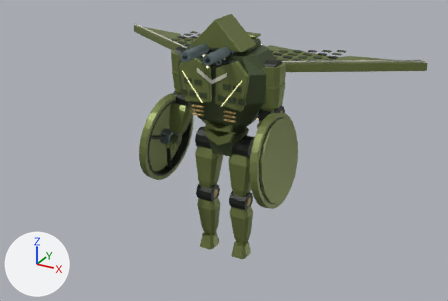
The glTF model public/assets/models/combat/t11.glb as it was, and as the next commit left it.
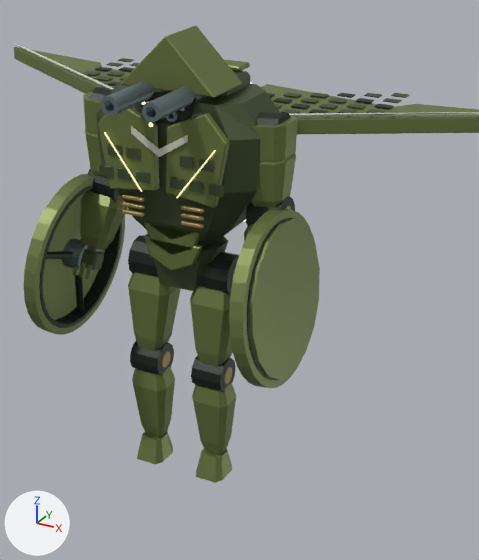
Old and new are each drawn whole from a 50 mm camera at (6.08, -11.17, 8.18) aimed at (0.77, -1.51, 3.35) and again close up on the part from 28% to 86% of the width and 0% to 100% of the height. Arrows for +X, +Y and +Z are at lower left; the lights stay in place. The first two pictures are the older version. Both versions are drawn at frame 3 of the action 'atk'; the numbers are the values there.

The first close-up shows 'Export_chest_armor', 'Export_chest_shade', 'Export_head_armor', 'Export_hip_l_armor', 'Export_hip_r_armor', 'Export_knee_l_armor', 'Export_knee_r_armor', 'Export_rotor_hinge_l_armor', 'Export_rotor_hinge_r_armor', 'Export_rotor_hinge_r_dark', 'Export_shoulder_l_armor', 'Export_wing_l_armor' and 76 more.
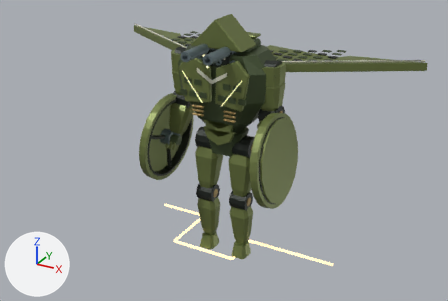
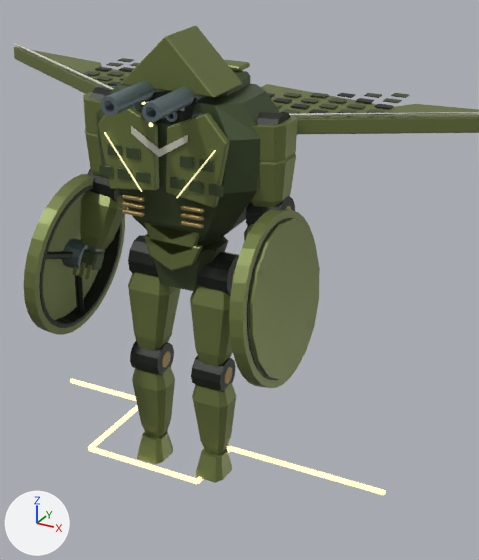
What differs and where, as boxes [x1, y1, x2, y2] in the close-ups (479 x 560 px):
'Export_fx_atk_field_tell_fx_accent', added
    after: [70, 379, 386, 495]

Edits to the bpy script that builds the scene:
```text
Add me_export_fx_atk_field_tell_fx_accent:
    me_export_fx_atk_field_tell_fx_accent.from_pydata(...)  # a box spanning x -0.744..-0.372, y 0.312..0.326, z 0.014..0.029; a box spanning x -0.38..-0.365, y -0.106..0.319, z 0.014..0.029; a box spanning x -0.372..0.106, y -0.114..-0.099, z 0.014..0.029; a box spanning x 0.099..0.114, y -0.106..0.159, z 0.014..0.029; a box spanning x 0.106..0.744, y 0.152..0.167, z 0.014..0.029
    me_export_fx_atk_field_tell_fx_accent.materials.append(mat_fx_accent)  # beige #b7a27a, glowing beige #ffe2ac
Add ob_export_fx_atk_field_tell_fx_accent:
    ob_export_fx_atk_field_tell_fx_accent = bpy.data.objects.new('Export_fx_atk_field_tell_fx_accent', me_export_fx_atk_field_tell_fx_accent)
    ob_export_fx_atk_field_tell_fx_accent.parent = ob_fx_atk_field_tell
    ob_export_fx_atk_field_tell_fx_accent.location = (0.0, 0.0, 0.0)
Add ob_fx_atk_field_tell:
    ob_fx_atk_field_tell = bpy.data.objects.new('fx_atk_field_tell', None)
    ob_fx_atk_field_tell.parent = ob_t11
    ob_fx_atk_field_tell.location = (0.0, 0.0, 0.0)
    ob_fx_atk_field_tell.scale = (3.35, 3.35, 3.35)
```
